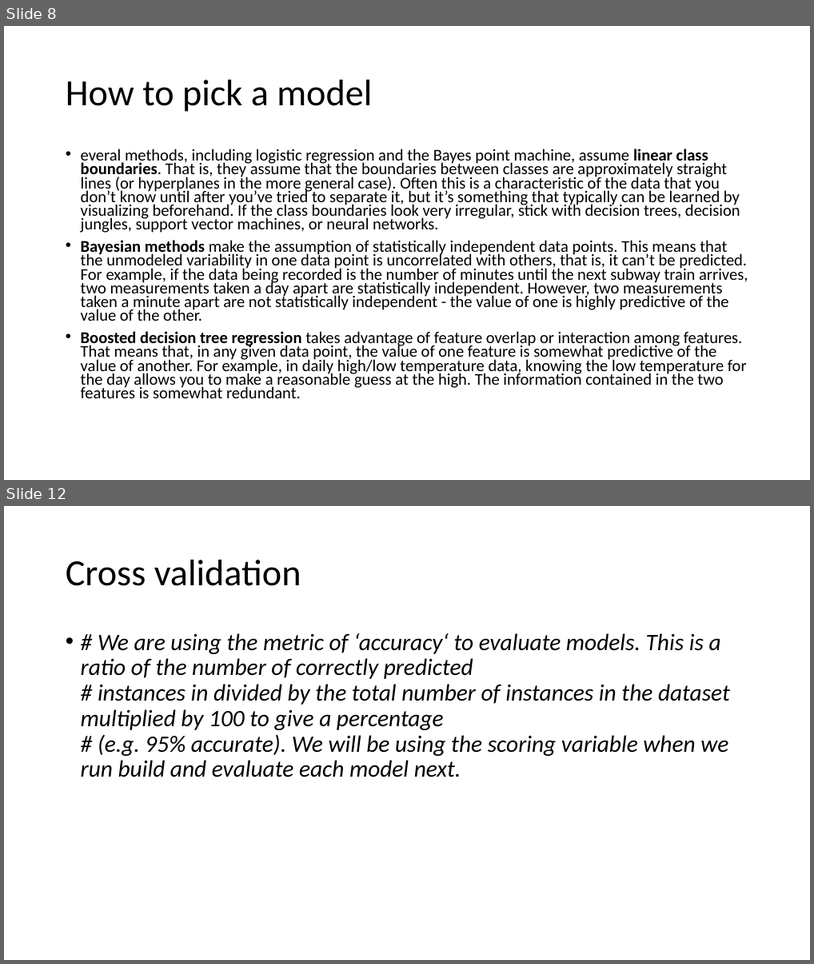
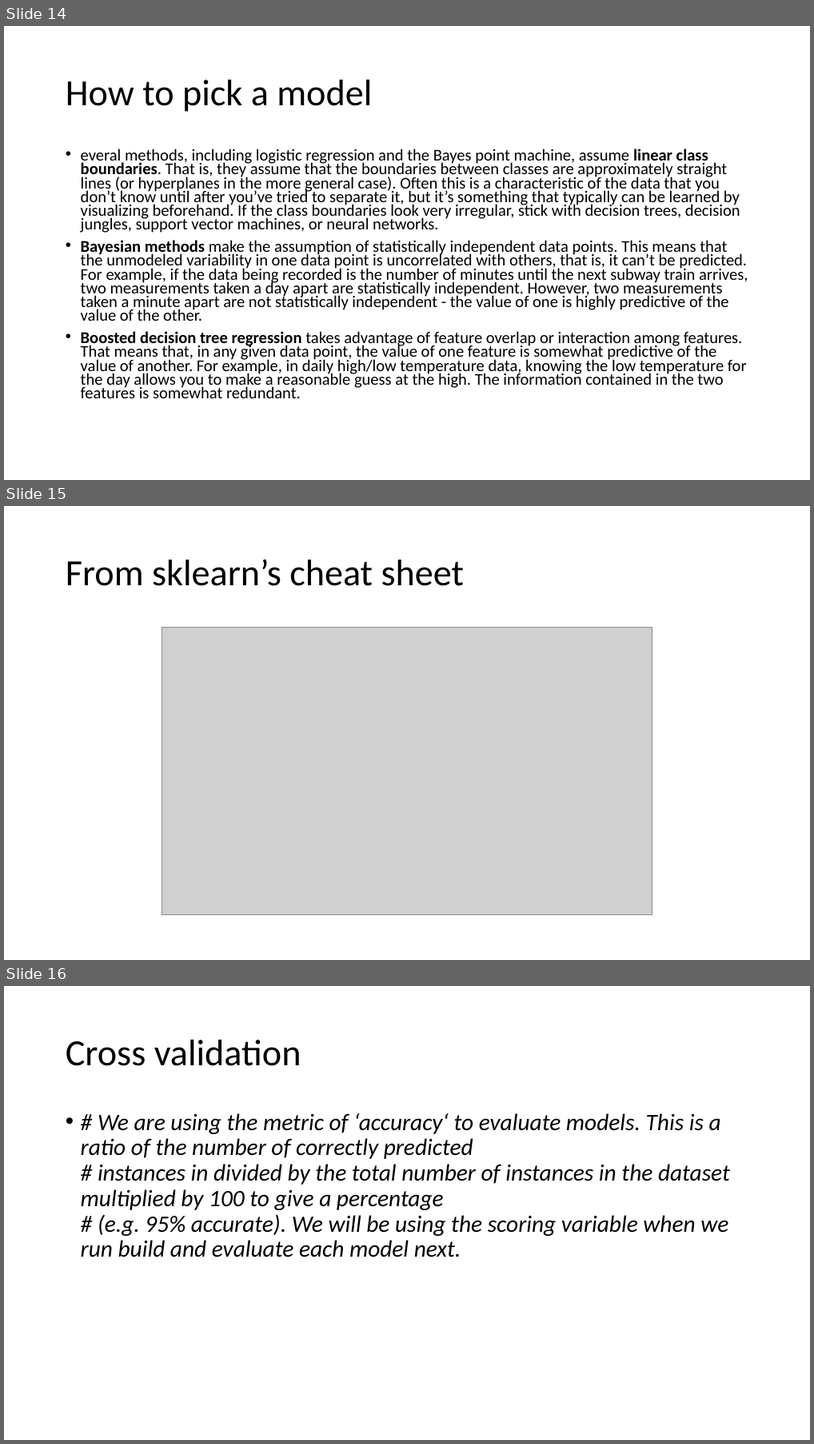
Before and after one commit to JoannaDrx/protein-classification, a slide deck: drugpro-jd.pptx. Shown one above the other, each under a label of ours: slides 8 and 12 before the commit, slides 14, 15 and 16 after it; the slides between them are not shown. The pictures are 814x964 and 814x1444 pixels, drawn with LibreOffice and Linux fonts; fonts in the diff are those of the drawing; grey boxes stand for pictures. Boxes give left, top, right and bottom in pixels: in the first picture for what was removed or moved away, otherwise in the second. Text is boxed around its words. In the diff, an @@ line names an element or a change of style, - is before the commit and + after.

```diff
--- a/drugpro-jd.pptx
+++ b/drugpro-jd.pptx
@@ slide 15 added at bbox=[4, 506, 810, 960], background #FFFFFF @@
@@ title added at bbox=[66, 559, 464, 586], 44 pt, text #000000 @@
+From sklearn’s cheat sheet
@@ picture added at bbox=[162, 627, 653, 915] @@
@@ what was slide 8 is now slide 14 @@
@@ what was slide 12 is now slide 16 @@
```
Also in this commit, not shown: 4 slides changed, 9 other slides added, 7 slides removed, 10 other files.
